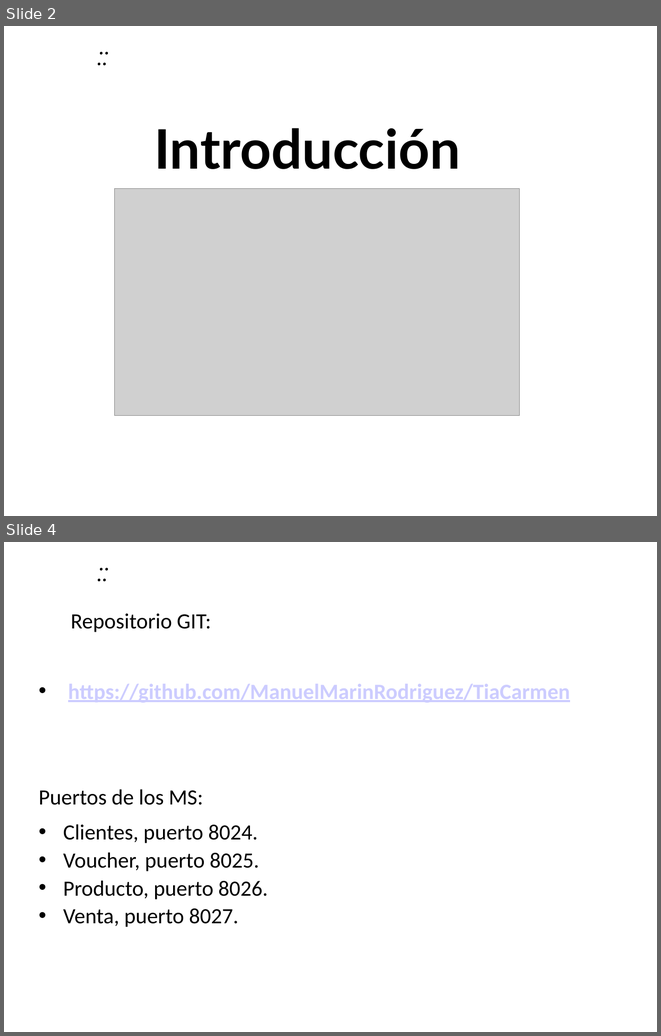
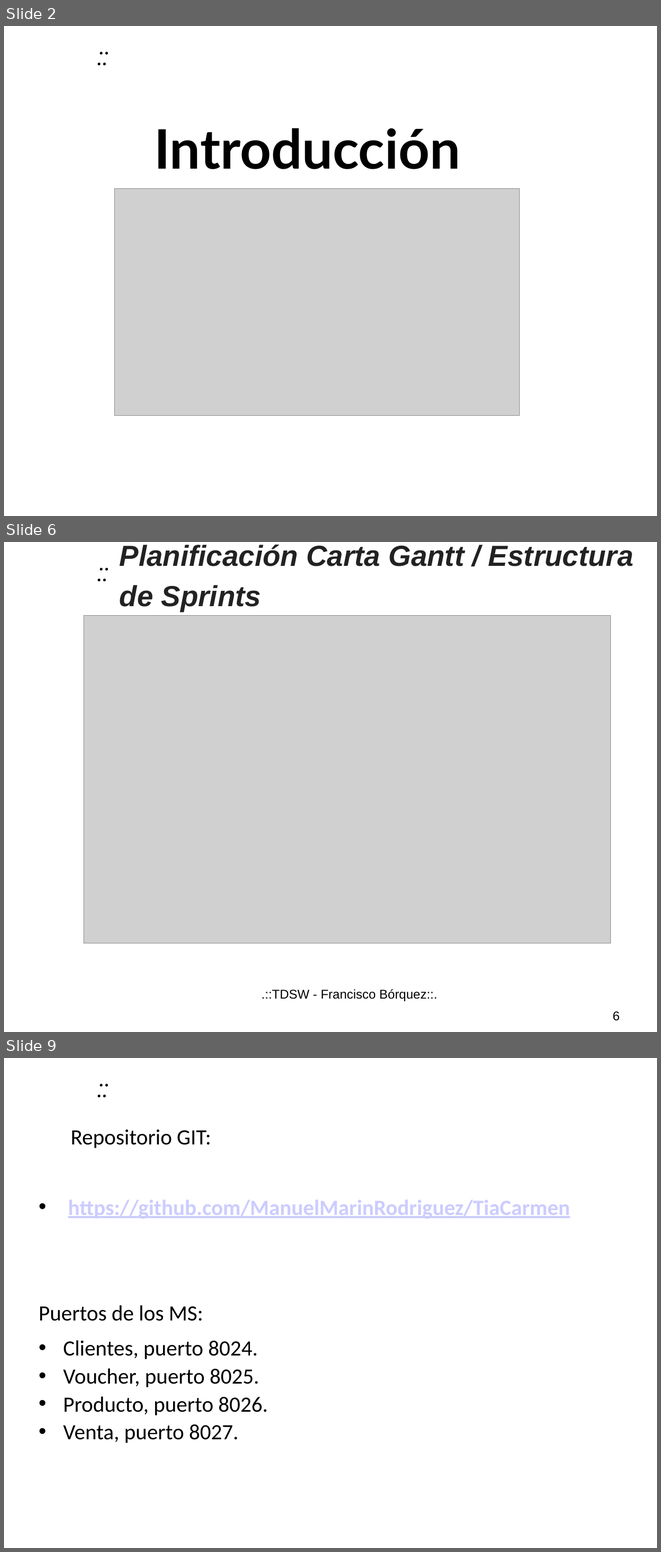
Before and after one commit to ManuelMarinRodriguez/TiaCarmen, a slide deck: Scripts y Documentación/Presentación Producto.pptx. Shown one above the other, each under a label of ours: slides 2 and 4 before the commit, slides 2, 6 and 9 after it; the slides between them are not shown. The pictures are 661x1036 and 661x1552 pixels, drawn with LibreOffice and Linux fonts; fonts in the diff are those of the drawing; grey boxes stand for pictures; background and template pictures are left out. Boxes give left, top, right and bottom in pixels: in the first picture for what was removed or moved away, otherwise in the second. Text is boxed around its words. In the diff, an @@ line names an element or a change of style, - is before the commit and + after.

```diff
--- a/Scripts y Documentación/Presentación Producto.pptx
+++ b/Scripts y Documentación/Presentación Producto.pptx
@@ slide 6 added at [4, 542, 657, 1032], background picture (left out); not listed: 1 template element that a slide beside it also shows @@
@@ title added at [120, 545, 634, 611], 32 pt, text #222222, bold, italic @@
+Planificación Carta Gantt / Estructura de Sprints
@@ picture added at [84, 616, 611, 943] @@
@@ text added at [262, 989, 437, 1001], 14 pt, text #000000 @@
+.::TDSW - Francisco Bórquez::.
@@ page number added at [612, 1011, 619, 1021], 14 pt, text #000000 @@
+6
@@ what was slide 4 is now slide 9 @@
```
Also in this commit, not shown: 1 slide changed, 5 other slides added, 7 slides removed.
